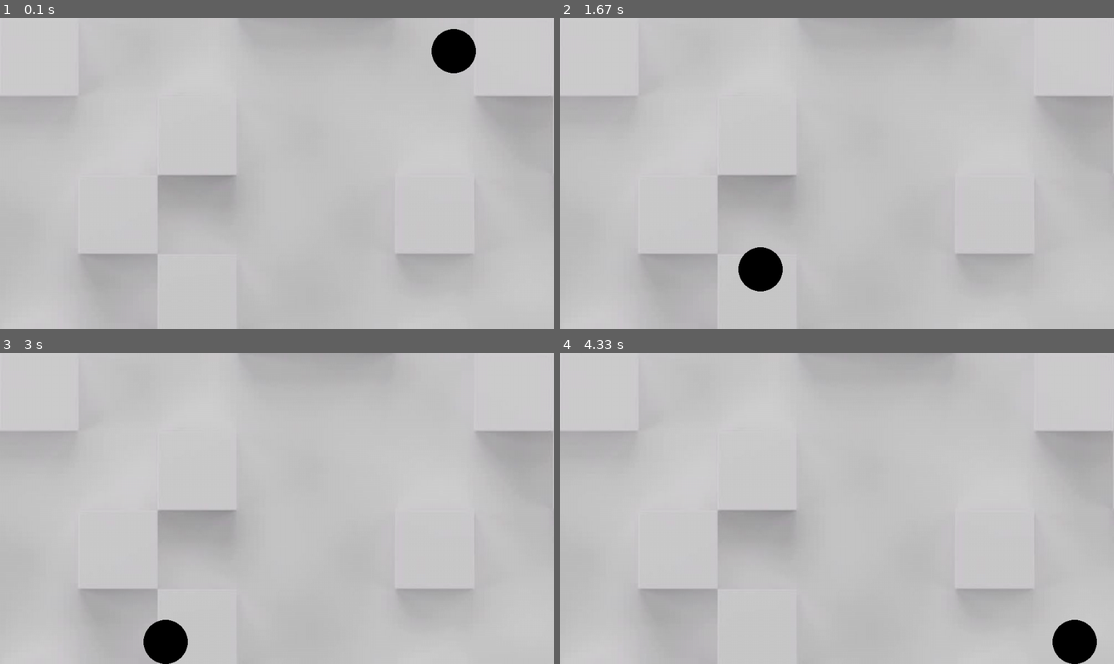
Above: before the commit, frames 1-4 (two rows, left to right).
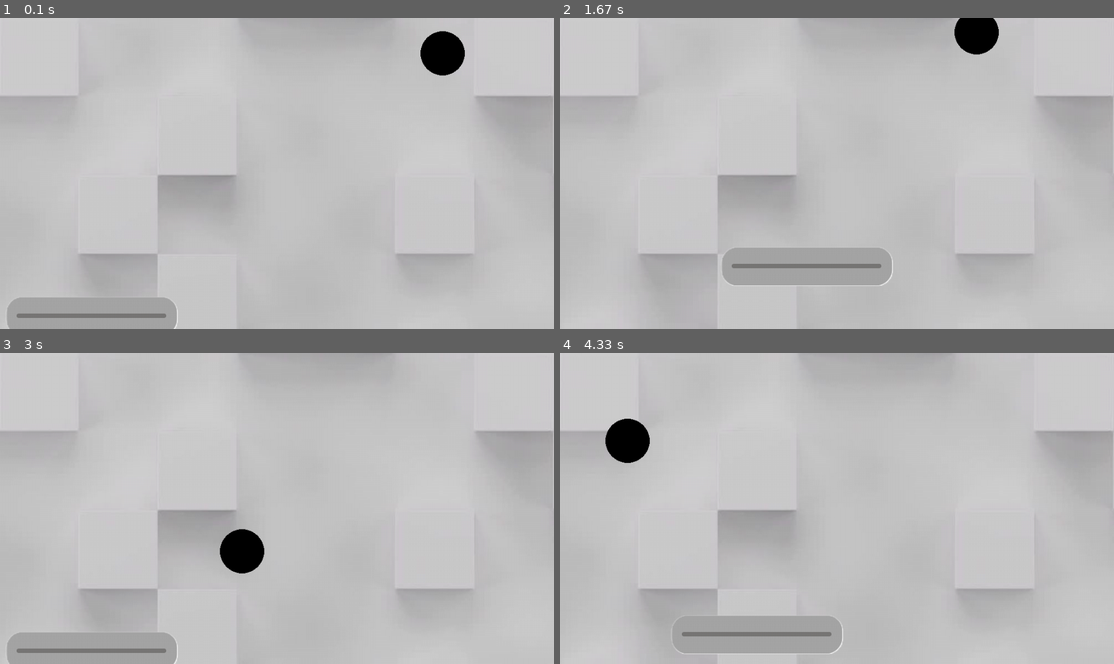
Above: after the commit, the same moments.

Repository: erina-ameen/Pygame
Game: pygame game, started from Project/project.py
Two runs of this game, one before a commit and one after it. Both use one fixed random seed, a clock stepped at 60 frames per second and the inputs below.
Inputs:
- Up to frame 1 (0.1 s): no input
- Up to frame 2 (1.67 s): hold Right 0.33-0.8 s; hold Up 0.83-1.13 s; hold Right 1.17-1.63 s
- Up to frame 3 (3 s): hold Left 1.67-2.2 s; hold Down 2.23-2.53 s; hold Left 2.57-2.97 s
- Up to frame 4 (4.33 s): hold Up 3-3.37 s; hold Right 3.4-4.03 s; hold Down from 4.07 s (still down)

The runs differ from the first frame. In frame 1, 2.6% of the frame differs, in the area x 1-86%, y 3-100%; in frame 2, 4.1%; in frame 3, 3.4%; in frame 4, 4.4%, in the area x 8-97%, y 21-100%.

Commit message:
project.py

Diff:
--- a/Project/project.py
+++ b/Project/project.py
@@ -8,6 +8,7 @@
 screen=pygame.display.set_mode((WIDTH,HEIGHT))
 pygame.display.set_caption("Project")    #title for the window
 bg=pygame.image.load("vortex.jpg")
+paddle=pygame.image.load("paddle.png")
 clock = pygame.time.Clock()
 
 # Ball class
@@ -17,13 +18,15 @@
         self.y = y
         self.vx = random.randint(150, 300)
         self.vy = random.randint(150, 300)
-        self.up = 0
+        self.gravity = 980
         self.radius = 40
 
     def draw(self):
         pygame.draw.circle(screen, "black", (int(self.x), int(self.y)), self.radius)
 
     def update(self, dt):
+        #Applying Gravity
+        self.vy += self.gravity * dt
         # Move horizontally
         self.x += self.vx * dt
         # Move vertically
@@ -32,17 +35,31 @@
         # Bounce off bottom
         if self.y >= HEIGHT - self.radius:
             self.y = HEIGHT - self.radius
-            self.up = self.up * dt
-
-        # Move horizontally
-        self.x += self.vx * dt
+            self.vy = -self.vy
 
         # Bounce off walls
         if self.x < self.radius or self.x > WIDTH - self.radius:
             self.vx = -self.vx
 
-        screen.blit(bg, (0,0))
+#Paddle Class
+class Paddle(pygame.sprite.Sprite):
+    def __init__(self, image, x, y):
+        super().__init__()
+        self.image = image
+        self.rect = self.image.get_rect()
+        self.rect.x = x
+        self.rect.y = y
 
+    def move_h(self, speed):
+        self.rect.x += speed
+
+    def move_v(self, speed):
+        self.rect.y += speed
+
+# Create paddle
+paddling = Paddle(paddle, 10, 503)
+p = pygame.sprite.Group()
+p.add(paddling)
 
 # Create balls
 b1 = Ball(780, 40)
@@ -59,8 +76,17 @@
 
     # Handle key input
     keys = pygame.key.get_pressed()
-    if keys[pygame.K_SPACE]:
-        b1.up = -500
+    if keys[K_RIGHT]:
+        paddling.move_h(5)
+    if keys[K_LEFT]:
+        paddling.move_h(-5)
+    if keys[K_UP]:
+        paddling.move_v(-5)
+    if keys[K_DOWN]:
+        paddling.move_v(5)
+
+    screen.blit(bg, (0,0))
+    p.draw(screen)
 
     # Update and draw balls
     b1.update(dt)
